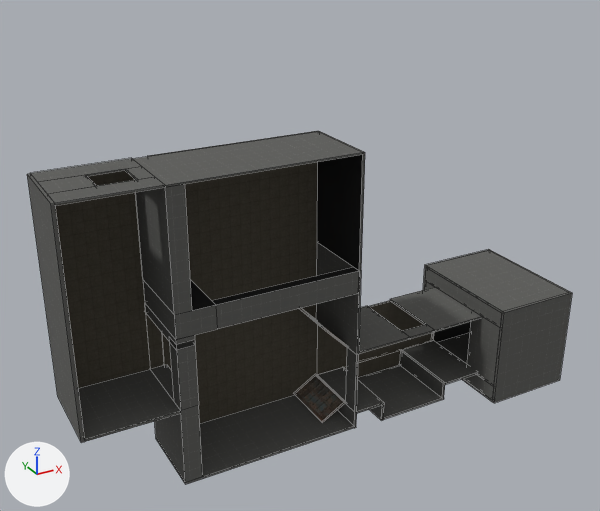
Two versions of the OBJ model Assets/Models/Generated/office.vmf.obj, one commit apart.
Before and after are seen from a 50 mm camera at (-522.0, -1132.0, 595.0) aimed at (68.0, -60.0, 58.0). Every picture has the same lights, and +X, +Y and +Z are marked at lower left. Mesh edges are drawn as thin lines. Where no turn or scale is listed for an object, it has been applied to the vertices.

Objects in the first picture: '2', '2624', '2629', '2630', '2631', '3051', '3070', '3071', '3272', '3297', '46', '714'.
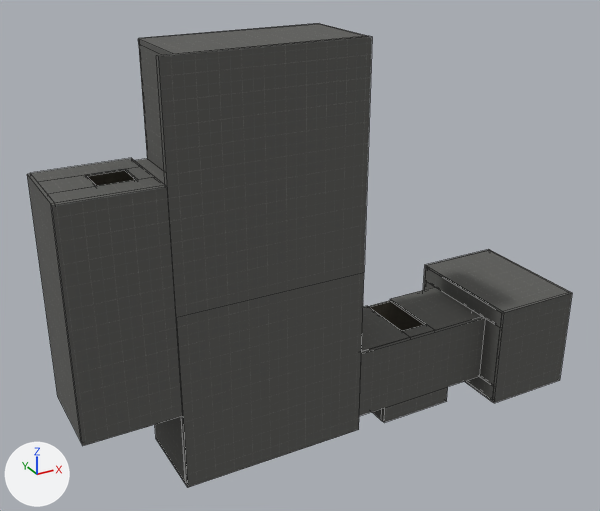
Boxes [x1, y1, x2, y2] around the edits, measured in the pictures (600 x 511 px):
'3334', added (black): after [156, 36, 372, 317]
'3317', added (black): after [176, 272, 364, 487]
'3318', added (black): after [51, 185, 183, 446]
'2', reshaped: before [149, 131, 318, 423]; after [139, 23, 320, 39]
'2630', reshaped: before [133, 132, 363, 187]; after [138, 24, 365, 55]
'3315', added (black): after [359, 317, 485, 416]
'2629', deleted (black): before [317, 131, 365, 271]
'3320', added: after [139, 45, 164, 171]
'3316', added (black): after [381, 387, 448, 422]
'3322', added: after [321, 24, 366, 36]
part 2 of me_2630, deleted: before [133, 132, 363, 187]
part 3 of me_2630, added: after [138, 24, 365, 55]
'3051', unchanged, covered by the edit: before [30, 158, 150, 388]; after [30, 158, 134, 186]
'46', unchanged, covered by the edit: before [156, 395, 354, 484]; after [156, 438, 186, 484]
'2631', unchanged, covered by the edit: before [134, 179, 192, 315]; after [134, 159, 165, 185]
'3070', unchanged, covered by the edit: before [78, 369, 181, 442]

What changed in the scene script:
```text
Change me_2:
    remove me_2.from_pydata(...)  # 8 vertices, 6 faces; spans x -152.0..136.0, y -2.0..2.0, z -248.0..240.0
    add me_2.from_pydata(...)  # 8 vertices, 6 faces; spans x -152.0..136.0, y -2.0..2.0, z -248.0..408.0
    me_2 part 1
    4 vertices are removed from x -152.0..136.0, y -2.0..2.0, z 240.0
    5 faces are deleted
    4 vertices are added at (136.0, 2.0, 408.0), (-152.0, -2.0, 408.0), (136.0, -2.0, 408.0), (-152.0, 2.0, 408.0)
    1 new face joins them, mat_dev_dev_interiorfloorlinoleum01f (picture img_dev_interiorfloorlinoleum01f_tga)
    4 new faces join them, mat_dev_dev_blendmeasure (picture img_dev_measuregeneric01b_tga)
Change me_2630:
    verts and faces of me_2630; kept vertices keep their numbers, new ones are numbered from 8
    remove me_2630.from_pydata(...)  # 8 vertices, 6 faces; spans x -176.0..132.0, y -136.0..-2.0, z 237.0..240.0
    add me_2630.from_pydata(...)  # 8 vertices, 6 faces; spans x -154.0..132.0, y -136.0..-2.0, z 400.0..408.0
    me_2630 part 2
    add delete_vertices([*range(0, 8)])  # with the faces that use them
    me_2630 part 3
    add verts[8] = (-154.0, -136.0, 400.0)
    add verts[9] = (-154.0, -2.0, 400.0)  # pixel (138, 44)
    add verts[10] = (-154.0, -136.0, 408.0)  # pixel (173, 53)
    add verts[11] = (-154.0, -2.0, 408.0)  # pixel (138, 38)
    add for new, old in zip([*range(12, 16)], [*range(8, 12)]): verts[new] = verts[old] + (286.0, 0.0, 0.0)
    add faces += [(8, 12, 14, 10), (9, 11, 15, 13), (12, 13, 15, 14), (8, 10, 11, 9), (10, 14, 15, 11)]  # mat_dev_dev_blendmeasure (picture img_dev_measuregeneric01b_tga)
    add faces += [(8, 9, 13, 12)]  # mat_halflife_black (picture img_black_tga)
Remove ob_2629:
    ob_2629 = bpy.data.objects.new('2629', me_2629)
Add ob_3334:
    ob_3334 = bpy.data.objects.new('3334', me_3334)  # 8 vertices, 6 faces; spans x -176.0..136.0, y -144.0..-136.0, z 48.0..408.0; in mat_dev_dev_measuregeneric01b (picture img_dev_measuregeneric01b_tga), mat_halflife_black (picture img_black_tga)
    ob_3334.location = (0.0, 0.0, 0.0)
Add ob_3322:
    ob_3322 = bpy.data.objects.new('3322', me_3322)  # 8 vertices, 6 faces; spans x 132.0..136.0, y -136.0..-2.0, z 48.0..408.0; in mat_dev_dev_measuregeneric01b (picture img_dev_measuregeneric01b_tga), mat_halflife_black (picture img_black_tga)
    ob_3322.location = (0.0, 0.0, 0.0)
Add ob_3320:
    ob_3320 = bpy.data.objects.new('3320', me_3320)  # 8 vertices, 6 faces; spans x -154.0..-149.0, y -136.0..-2.0, z 237.0..400.0; in mat_dev_dev_measuregeneric01b (picture img_dev_measuregeneric01b_tga), mat_halflife_black (picture img_black_tga)
    ob_3320.location = (0.0, 0.0, 0.0)
Add ob_3318:
    ob_3318 = bpy.data.objects.new('3318', me_3318)  # a box spanning x -325.0..-176.0, y -144.0..-136.0, z -117.0..240.0; in mat_dev_dev_measuregeneric01b (picture img_dev_measuregeneric01b_tga)
    ob_3318.location = (0.0, 0.0, 0.0)
Add ob_3317:
    ob_3317 = bpy.data.objects.new('3317', me_3317)  # a box spanning x -176.0..136.0, y -144.0..-136.0, z -248.0..48.0; in mat_dev_dev_measuregeneric01b (picture img_dev_measuregeneric01b_tga)
    ob_3317.location = (0.0, 0.0, 0.0)
Add ob_3316:
    ob_3316 = bpy.data.objects.new('3316', me_3316)  # a box spanning x 188.0..324.0, y -144.0..-136.0, z -251.0..-220.0; in mat_dev_dev_measuregeneric01b (picture img_dev_measuregeneric01b_tga)
    ob_3316.location = (0.0, 0.0, 0.0)
Add ob_3315:
    ob_3315 = bpy.data.objects.new('3315', me_3315)  # a box spanning x 136.0..396.0, y -144.0..-136.0, z -220.0..-100.0; in mat_dev_dev_measuregeneric01b (picture img_dev_measuregeneric01b_tga)
    ob_3315.location = (0.0, 0.0, 0.0)
```
